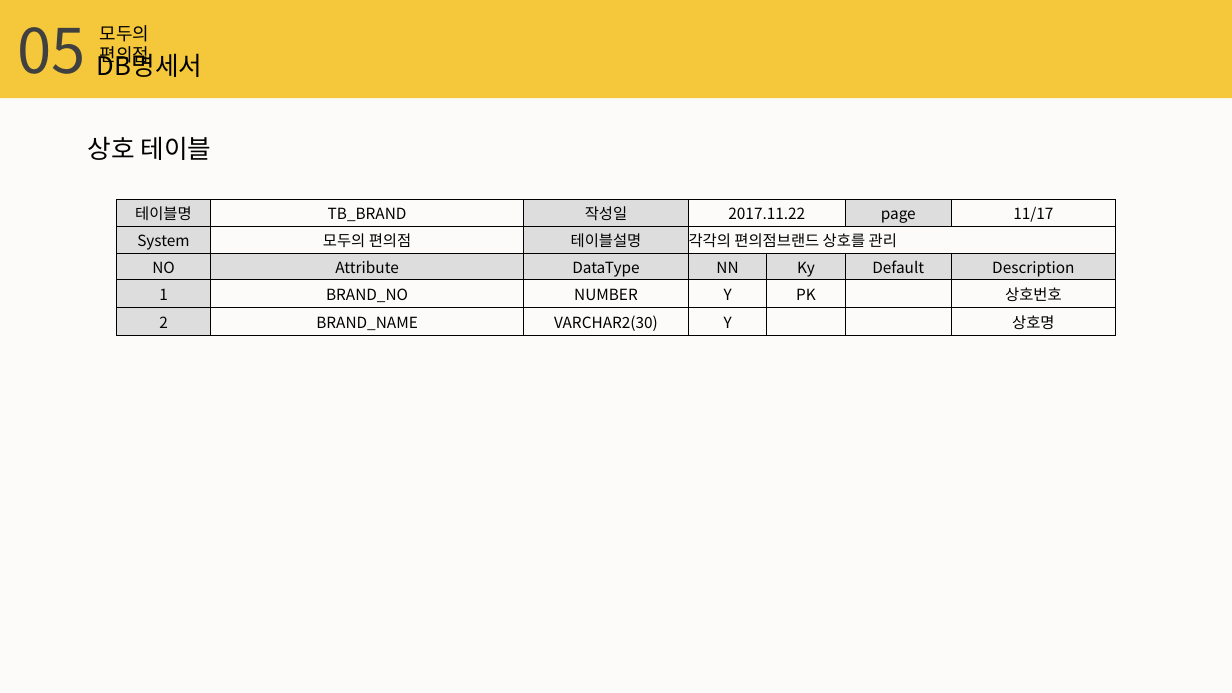
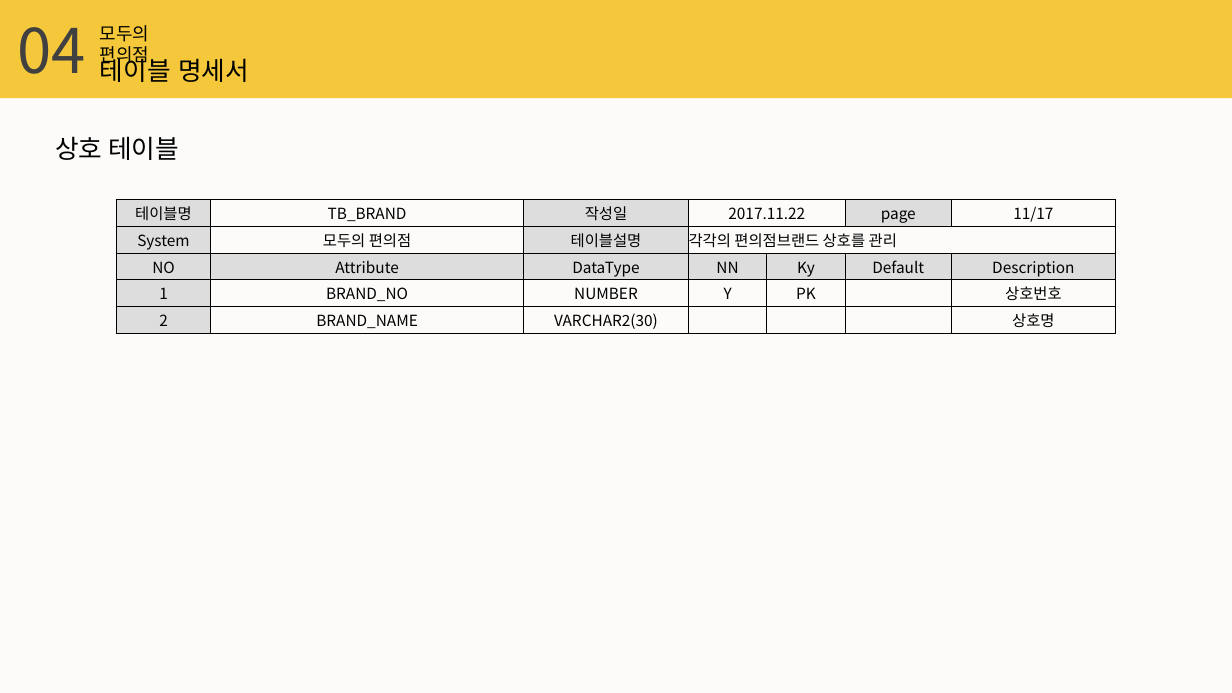
Before and after one commit to hwanghyohyuk/KHFinalProject, a slide deck: slide 27 of 제출문서/DB설계보고서/편리하조_DB설계보고서.pptx. Drawn at 1232x693 pixels with LibreOffice and Linux fonts; fonts in the diff are those of the drawing. Boxes give left, top, right and bottom in pixels: in the first picture for what was removed or moved away, otherwise in the second. Text is boxed around its words. In the diff, an @@ line names an element or a change of style, - is before the commit and + after.

```diff
--- a/제출문서/DB설계보고서/편리하조_DB설계보고서.pptx
+++ b/제출문서/DB설계보고서/편리하조_DB설계보고서.pptx
@@ text at bbox=[17, 27, 85, 74]: text changed @@
-05
+04
@@ text removed at bbox=[97, 48, 202, 77] @@
-DB명세서
@@ text added at bbox=[100, 54, 249, 82], 20 pt, text #000000 @@
+테이블 명세서
@@ text "상호 테이블" at bbox=[55, 136, 179, 160]: alignment centre to left @@
@@ table at bbox=[116, 200, 1117, 334] @@
-row 5, column 4: Y
+row 5, column 4: 
```
Also in this commit, not shown: 26 other slides changed, 2 other files.
